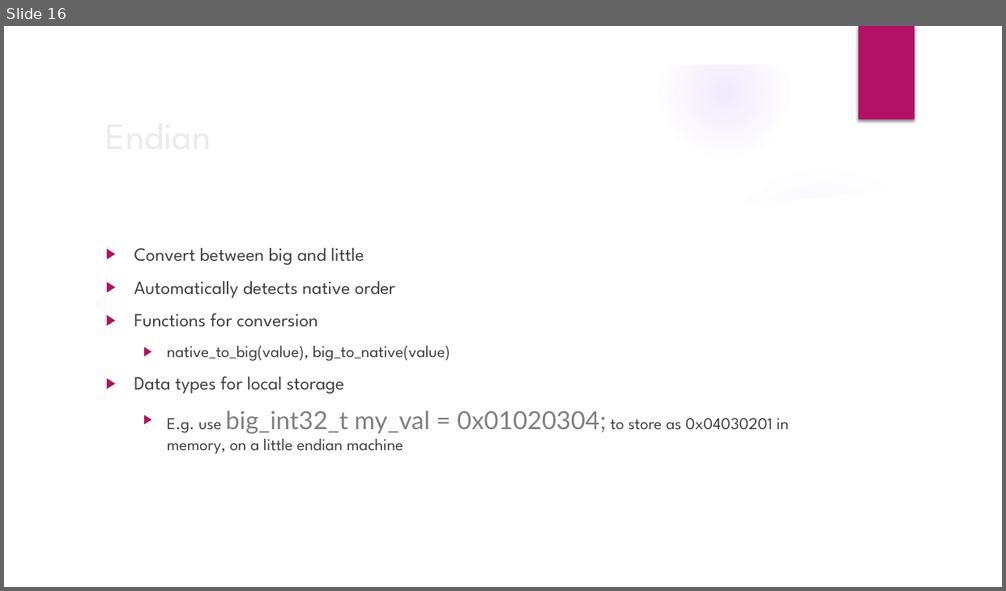
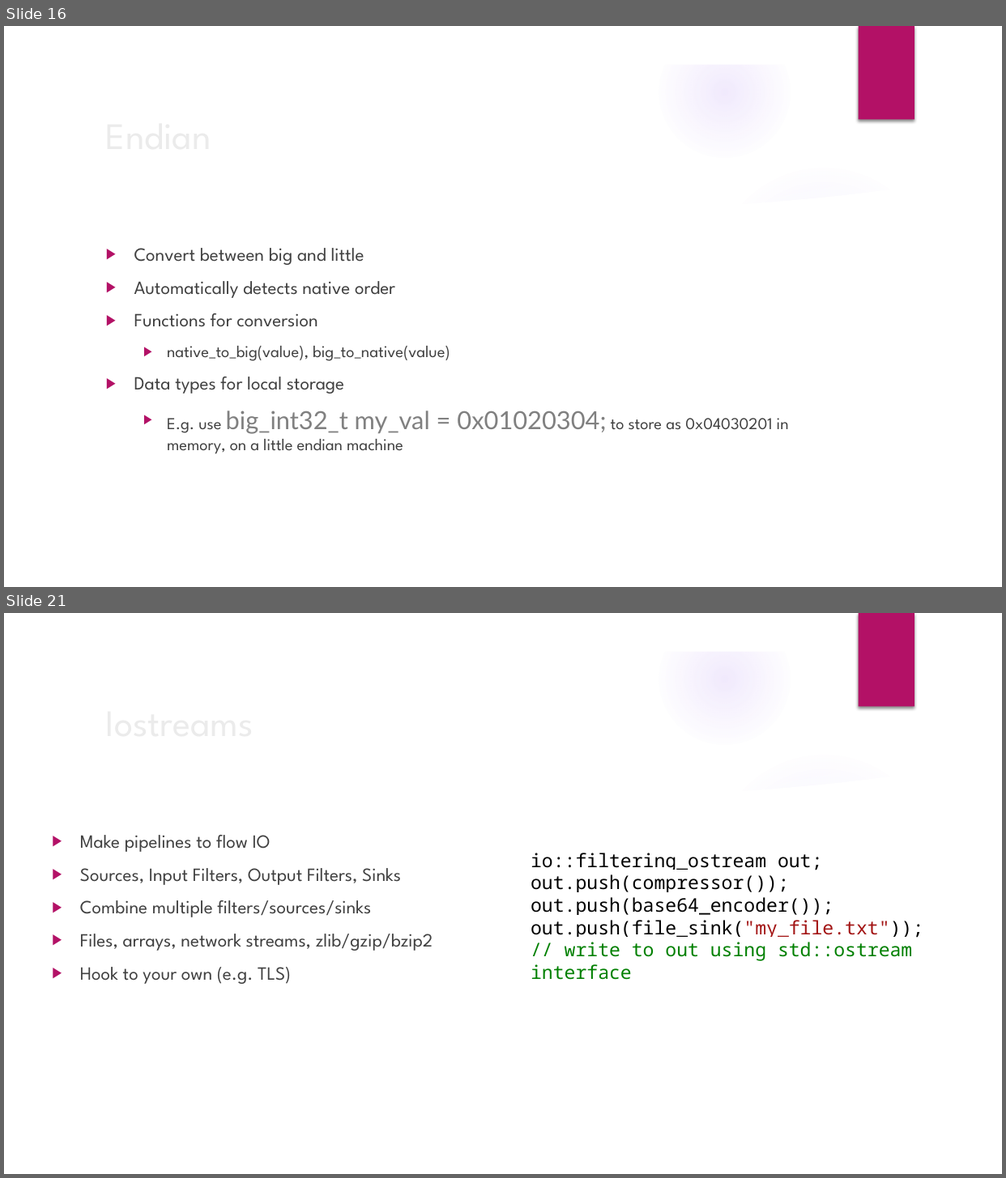
Before and after one commit to teeks99/boost-examples, a slide deck: Boost.pptx. Shown one above the other, each under a label of ours: slide 16 before the commit, slides 16 and 21 after it; the slides between them are not shown. The pictures are 1006x591 and 1006x1178 pixels, drawn with LibreOffice and Linux fonts; fonts in the diff are those of the drawing; background and template pictures are left out. Boxes give left, top, right and bottom in pixels: in the first picture for what was removed or moved away, otherwise in the second. Text is boxed around its words. In the diff, an @@ line names an element or a change of style, - is before the commit and + after.

```diff
--- a/Boost.pptx
+++ b/Boost.pptx
@@ slide 21 added at [4, 613, 1002, 1174], background picture (left out); not listed: 9 template elements that a slide beside it also shows @@
@@ title added at [98, 692, 816, 750], 36 pt, text #EBEBEB @@
+Iostreams
@@ text added at [80, 835, 433, 984], 18 pt, text #404040 @@
+▶ Make pipelines to flow IO
+▶ Sources, Input Filters, Output Filters, Sinks
+▶ Combine multiple filters/sources/sinks
+▶ Files, arrays, network streams, zlib/gzip/bzip2
+▶ Hook to your own (e.g. TLS)
@@ text added at [530, 853, 923, 961], 18 pt, text #000000 @@
+io::filtering_ostream out;
+out.push(compressor());
+out.push(base64_encoder());
+out.push(file_sink("my_file.txt"));
+// write to out using std::ostream interface
```
Also in this commit, not shown: 2 slides changed, 5 other slides added, 1 slide removed, 5 other files.
